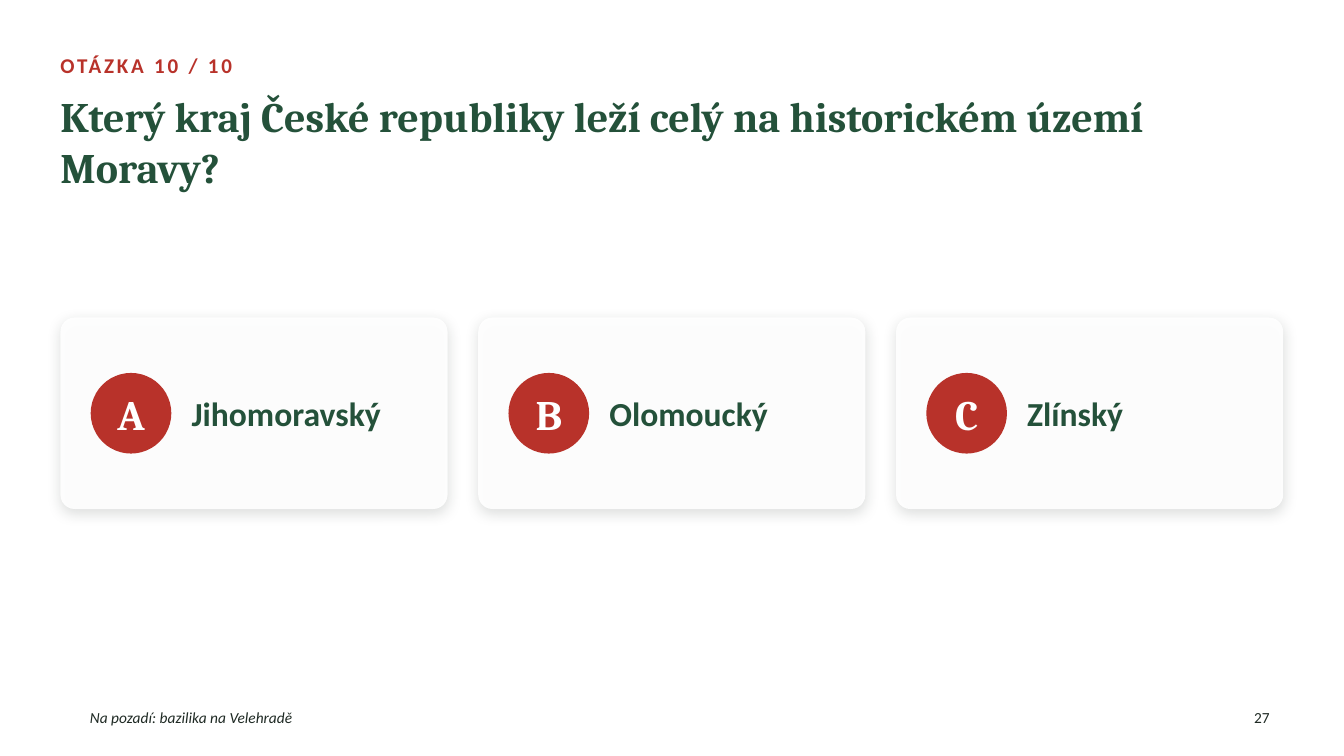
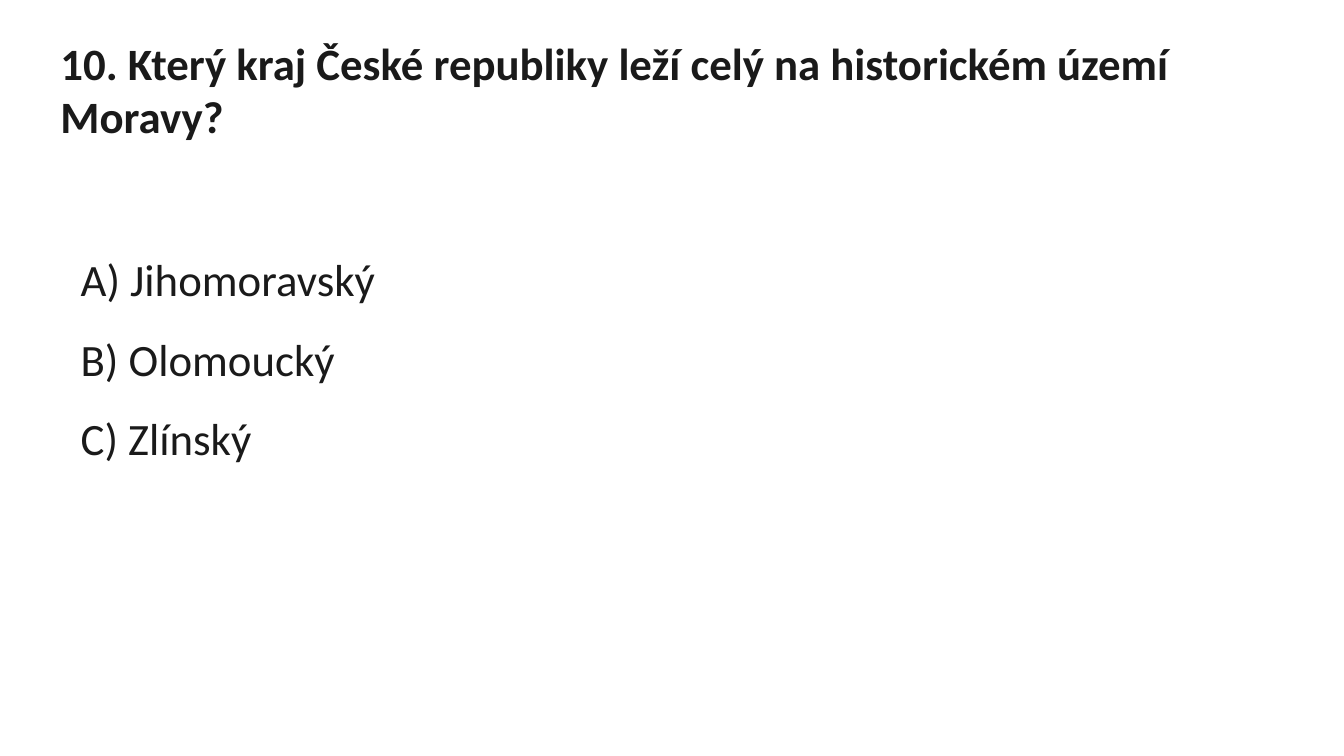
Before and after one commit to martinekst/study, a slide deck: slide 27 of zlinsky-kraj/Zlinsky_kraj.pptx. Drawn at 1344x756 pixels with LibreOffice and Linux fonts; fonts in the diff are those of the drawing; background and template pictures are left out. Boxes give left, top, right and bottom in pixels: in the first picture for what was removed or moved away, otherwise in the second. Text is boxed around its words. In the diff, an @@ line names an element or a change of style, - is before the commit and + after.

```diff
--- a/zlinsky-kraj/Zlinsky_kraj.pptx
+++ b/zlinsky-kraj/Zlinsky_kraj.pptx
@@ title at box(60, 43, 1168, 140): text changed; size 30 to 32 pt; font Cambria to Calibri; text colour #24513A to #1A1A1A @@
-Který kraj České republiky leží celý na historickém území Moravy?
+10. Který kraj České republiky leží celý na historickém území Moravy?
@@ text removed at box(60, 45, 867, 86) @@
-OTÁZKA 10 / 10
@@ text added at box(81, 263, 375, 463), 32 pt, text #1A1A1A @@
+A) Jihomoravský
+B) Olomoucký
+C) Zlínský
@@ rounded rectangle removed at box(60, 318, 448, 509) @@
@@ rounded rectangle removed at box(479, 318, 866, 509) @@
@@ rounded rectangle removed at box(896, 318, 1284, 509) @@
@@ ellipse removed at box(91, 373, 171, 454) @@
@@ ellipse removed at box(508, 373, 589, 454) @@
@@ ellipse removed at box(927, 373, 1007, 454) @@
@@ text removed at box(117, 402, 144, 430) @@
-A
@@ text removed at box(192, 402, 381, 432) @@
-Jihomoravský
@@ text removed at box(536, 402, 563, 430) @@
-B
@@ text removed at box(609, 402, 767, 432) @@
-Olomoucký
@@ text removed at box(955, 401, 978, 431) @@
-C
@@ text removed at box(1027, 402, 1123, 432) @@
-Zlínský
@@ text removed at box(90, 712, 293, 726) @@
-Na pozadí: bazilika na Velehradě
@@ rectangle removed at box(1238, 701, 1287, 735) @@
@@ page number removed at box(1254, 713, 1270, 723) @@
-27
```
Also in this commit, not shown: 25 other slides changed, 2 slides added, 2 slides removed.
